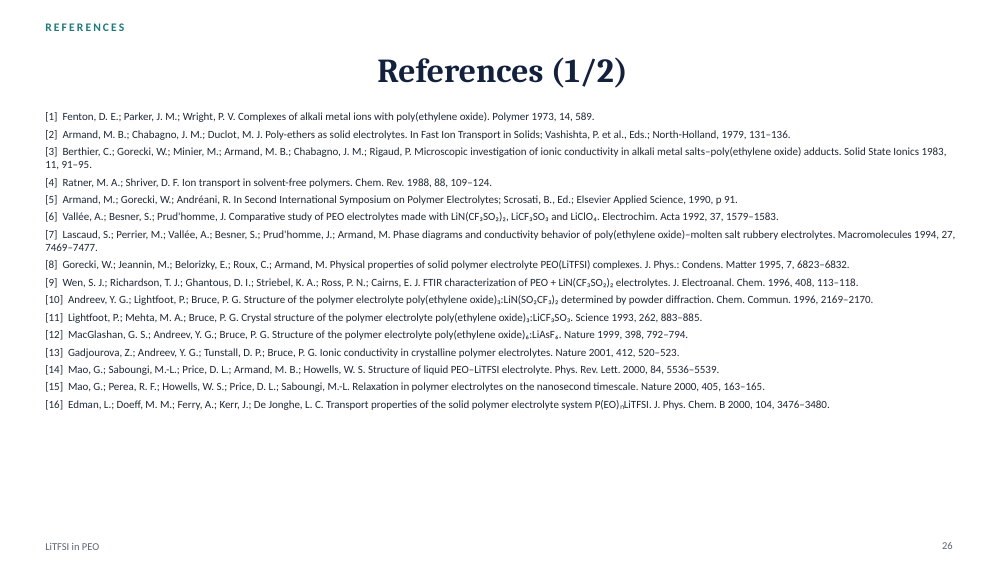
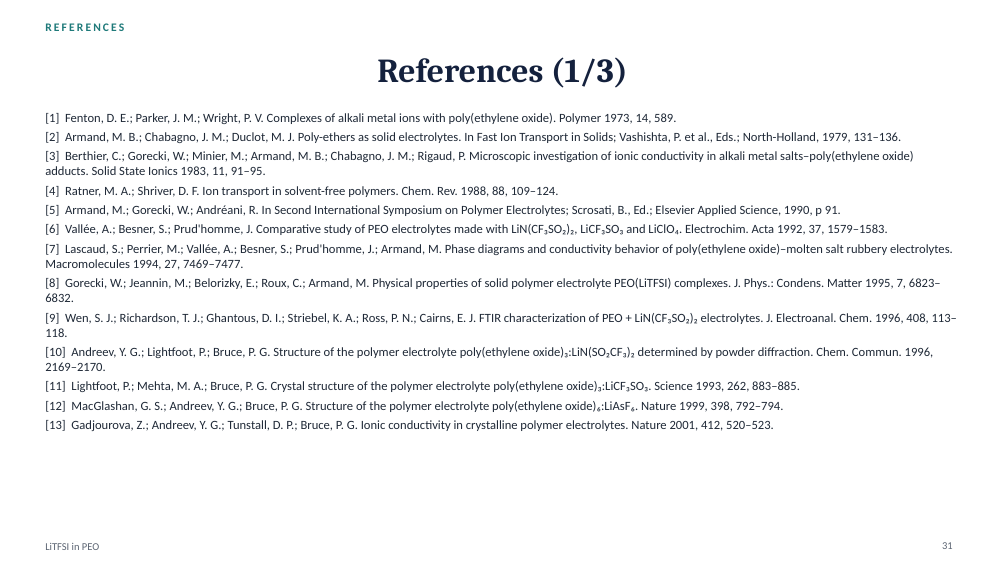
Before and after one commit to zhaoyuw44-lang/Trash, a slide deck: slide 31 of litfsi_peo_ppt/LiTFSI_in_PEO.pptx (slide 26 before the commit). Drawn at 1008x567 pixels with LibreOffice and Linux fonts; fonts in the diff are those of the drawing. Boxes give left, top, right and bottom in pixels: in the first picture for what was removed or moved away, otherwise in the second. Text is boxed around its words. In the diff, an @@ line names an element or a change of style, - is before the commit and + after.

```diff
--- a/litfsi_peo_ppt/LiTFSI_in_PEO.pptx
+++ b/litfsi_peo_ppt/LiTFSI_in_PEO.pptx
@@ title at bbox=[377, 57, 628, 88]: text changed @@
-References (1/2)
+References (1/3)
@@ text "[1] Fenton, D. E.; Parker, ..." at bbox=[45, 113, 957, 431]: size 10.5 to 12 pt @@
@@ text at bbox=[45, 365, 830, 410]: paragraphs removed @@
-[14] Mao, G.; Saboungi, M.-L.; Price, D. L.; Armand, M. B.; Howells, W. S. Structure of liquid PEO–LiTFSI electrolyte. Phys. Rev. Lett. 2000, 84, 5536–5539.
-[15] Mao, G.; Perea, R. F.; Howells, W. S.; Price, D. L.; Saboungi, M.-L. Relaxation in polymer electrolytes on the nanosecond timescale. Nature 2000, 405, 163–165.
-[16] Edman, L.; Doeff, M. M.; Ferry, A.; Kerr, J.; De Jonghe, L. C. Transport properties of the solid polymer electrolyte system P(EO)ₙLiTFSI. J. Phys. Chem. B 2000, 104, 3476–3480.
@@ page number at bbox=[942, 542, 953, 549]: text changed @@
-26
+31
```
Also in this commit, not shown: 10 other slides changed, 6 slides added, 8 other files.
